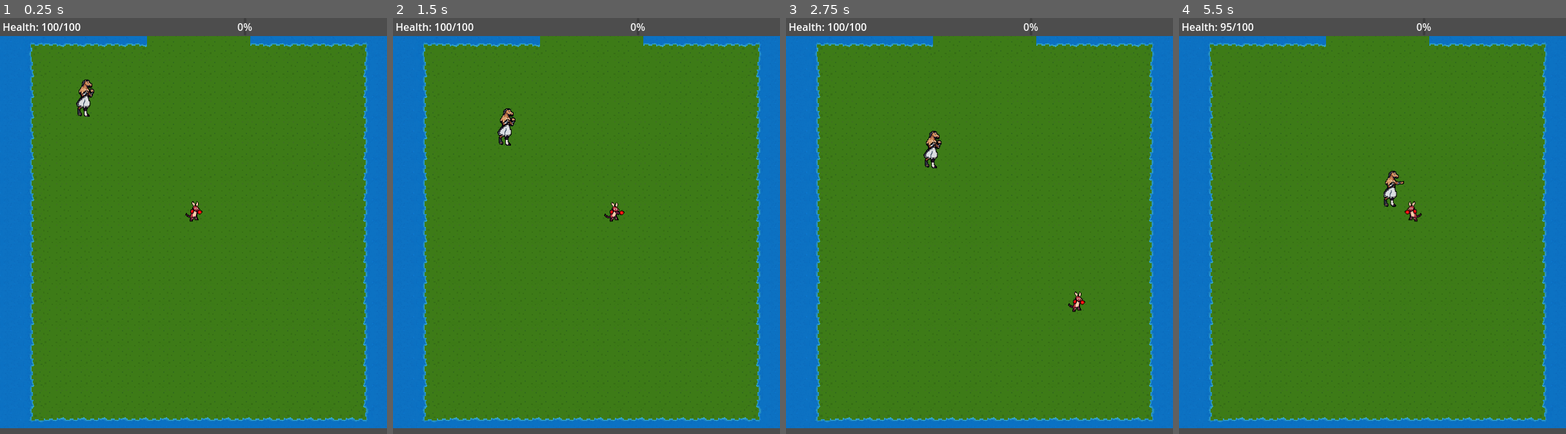
Above: before the commit, frames 1-4 (left to right).
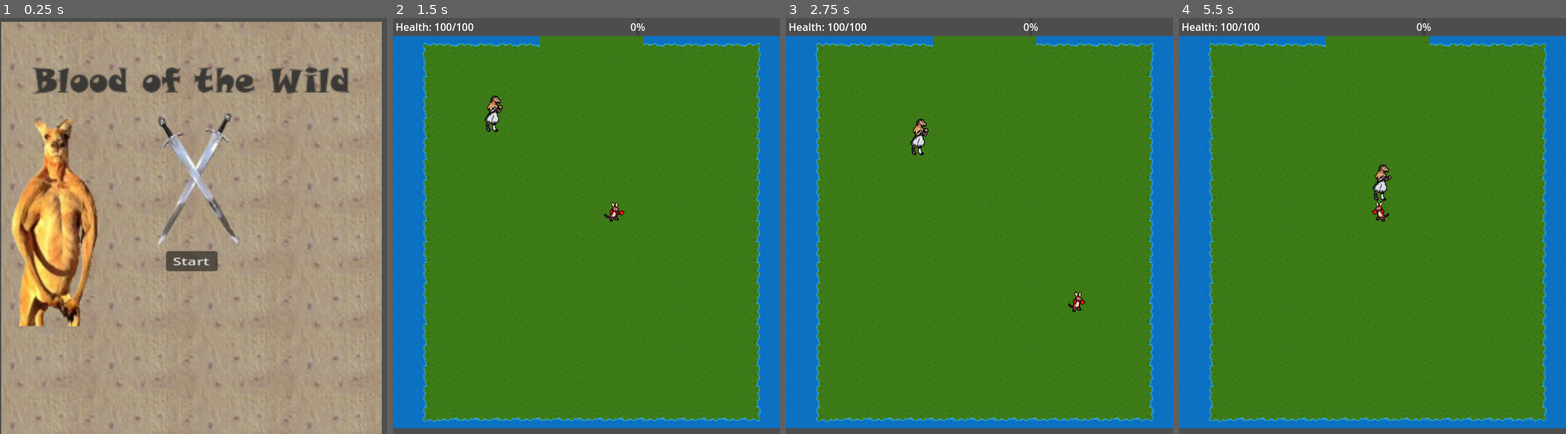
Above: after the commit, the same moments.

Repository: VH571/CSC-378-Final-Project
Game: Godot game, scene res://Scenes/menu.tscn
Same seed, same stepped clock (60 frames per second), same inputs: the game is played once before the commit and once after it. Before the commit the project starts from res://Scenes/Main1.tscn.
Inputs (mouse positions are in pixels of both pictures, inside the frame that each line leads up to):
- Up to frame 1 (0.25 s): no input
- Up to frame 2 (1.5 s): click (586, 259) at 0.5 s, where only the run after the commit has a clickable "Start"; hold D (move_right) from 1.28 s (still down); hold F (attack) from 1.28 s (still down)
- Up to frame 3 (2.75 s): release D (move_right) at 2.03 s; release F (attack) at 2.03 s; hold S (down) from 2.03 s (still down); tap F (attack) at 2.1 s
- Up to frame 4 (5.5 s): release S (down) at 2.78 s; hold D (move_right) 2.78-3.53 s; hold F (attack) 2.78-3.53 s; hold W (move_up) 3.53-4.28 s; tap F (attack) at 3.6, 5.1 s; hold F (attack) 4.28-5.03 s; hold A (left) from 4.28 s (still down)

The runs differ from the first frame. In frame 1, 99% of the frame differs, in the area x 0-100%, y 0-100%; in frame 2, 0.5%; in frame 3, 0.5%; in frame 4, 0.8%.

Commit message:
temporary menu

Diff:
--- /dev/null
+++ b/Scenes/menu.gd
@@ -0,0 +1,19 @@
+extends Control
+
+
+# Called when the node enters the scene tree for the first time.
+func _ready() -> void:
+	pass # Replace with function body.
+
+
+# Called every frame. 'delta' is the elapsed time since the previous frame.
+func _process(delta: float) -> void:
+	pass
+
+
+func _on_start_pressed() -> void:
+	get_tree().change_scene_to_file("res://Scenes/Main1.tscn")
+
+
+func _on_quit_pressed() -> void:
+	get_tree().quit()
--- /dev/null
+++ b/Scenes/menu.tscn
@@ -0,0 +1,49 @@
+[gd_scene load_steps=4 format=3 uid="uid://d2h54h4ksrry7"]
+
+[ext_resource type="Script" path="res://Scenes/menu.gd" id="1_ptfxq"]
+[ext_resource type="AudioStream" uid="uid://bhngh10gtc22u" path="res://assets/audio/monster-roar-ps-oo6-306402.mp3" id="2_l5f1i"]
+[ext_resource type="Texture2D" uid="uid://r0ms8d5xidrn" path="res://assets/Menu2.png" id="3_nwwuc"]
+
+[node name="Menu" type="Control"]
+layout_mode = 3
+anchors_preset = 0
+offset_right = 40.0
+offset_bottom = 40.0
+scale = Vector2(1.59544, 1.42221)
+script = ExtResource("1_ptfxq")
+metadata/_edit_use_anchors_ = true
+
+[node name="AudioStreamPlayer2D" type="AudioStreamPlayer2D" parent="."]
+stream = ExtResource("2_l5f1i")
+volume_db = -9.905
+autoplay = true
+
+[node name="TextureRect" type="TextureRect" parent="."]
+layout_mode = 0
+offset_left = 1.25357
+offset_top = 3.51565
+offset_right = 301.254
+offset_bottom = 303.516
+scale = Vector2(1.23346, 1.51601)
+texture = ExtResource("3_nwwuc")
+
+[node name="VBoxContainer" type="VBoxContainer" parent="TextureRect"]
+layout_mode = 1
+anchors_preset = 8
+anchor_left = 0.5
+anchor_top = 0.5
+anchor_right = 0.5
+anchor_bottom = 0.5
+offset_left = -20.1701
+offset_top = 14.9675
+offset_right = 32.8299
+offset_bottom = 80.9675
+grow_horizontal = 2
+grow_vertical = 2
+scale = Vector2(0.765875, 0.465778)
+
+[node name="Start" type="Button" parent="TextureRect/VBoxContainer"]
+layout_mode = 2
+text = "Start"
+
+[connection signal="pressed" from="TextureRect/VBoxContainer/Start" to="." method="_on_start_pressed"]
--- a/project.godot
+++ b/project.godot
@@ -11,8 +11,8 @@
 [application]
 
 config/name="Blood of the Wild"
-run/main_scene="uid://oxhkrjhmjg6h"
-config/features=PackedStringArray("4.4", "Forward Plus")
+run/main_scene="res://Scenes/menu.tscn"
+config/features=PackedStringArray("4.3", "Forward Plus")
 config/icon="res://icon.svg"
 
 [display]
Not shown: 1 places in Scenes/Gorilla.tscn that only renumber resources
Not shown: 1 places in Scenes/Horse.tscn that only renumber resources
Not shown: 1 places in Scenes/Main1.tscn that only renumber resources
Not shown: 1 places in Scenes/MainScene.tscn that only renumber resources
Not shown: 1 places in Scenes/player.tscn that only renumber resources
Binary file added: assets/Menu2.png
Not shown, added: assets/Menu2.png.import
Not shown, added: assets/audio/monster-roar-ps-oo6-306402.mp3.import
Not shown, added: assets/monster-roar-ps-oo6-306402.mp3.import
Not shown, added: export_presets.cfg
Binary file added: index.apple-touch-icon.png
Not shown, added: index.apple-touch-icon.png.import
(and 12 more such lines)
